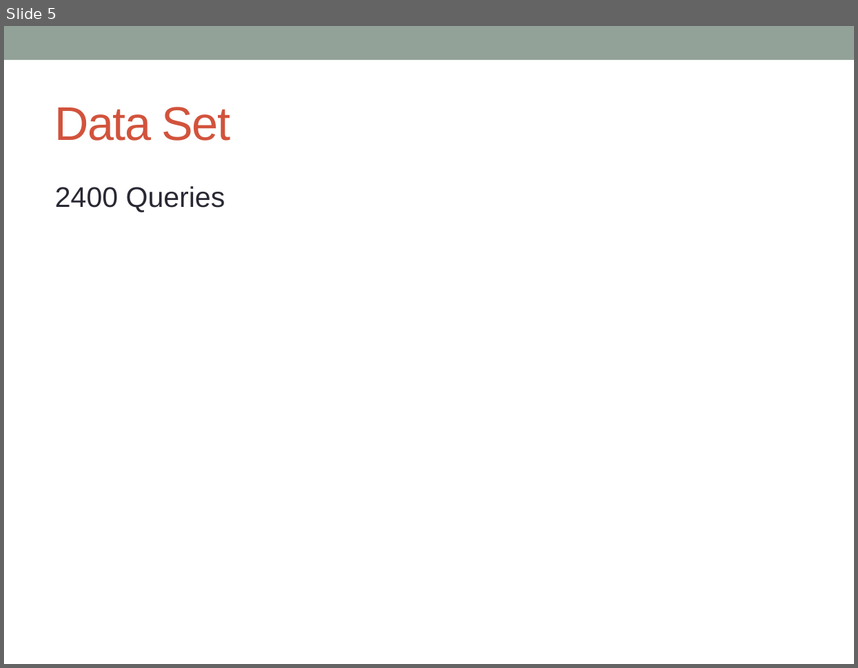
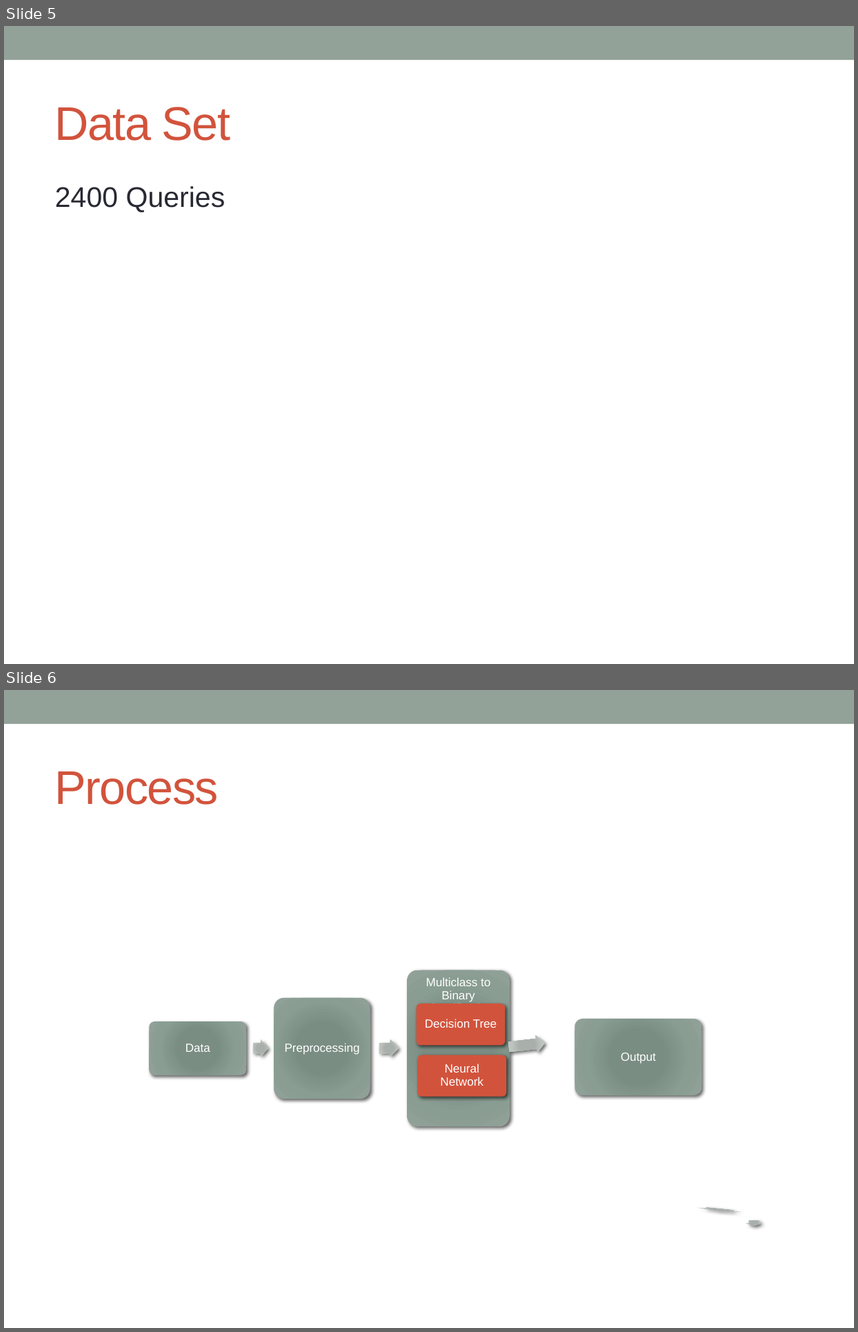
Before and after one commit to jcbain/web_query_classification, a slide deck: presentation.pptx. Shown one above the other, each under a label of ours: slide 5 before the commit, slides 5 and 6 after it. The pictures are 858x668 and 858x1332 pixels, drawn with LibreOffice and Linux fonts; fonts in the diff are those of the drawing. Boxes give left, top, right and bottom in pixels: in the first picture for what was removed or moved away, otherwise in the second. Text is boxed around its words. In the diff, an @@ line names an element or a change of style, - is before the commit and + after.

```diff
--- a/presentation.pptx
+++ b/presentation.pptx
@@ slide 6 added at (4,690,854,1328), background #FFFFFF; not listed: 1 template element that a slide beside it also shows @@
@@ title added at (55,771,219,805), 40 pt, text #D2533C @@
+Process
@@ group added at (150,969,762,1225): 6 rounded rectangles, 6 texts, 5 right arrows @@
+Data
+Preprocessing
+Multiclass to Binary Classification
+Decision Tree
+Neural Network
+Output
```
Also in this commit, not shown: 1 other slide added, 1 other file.
